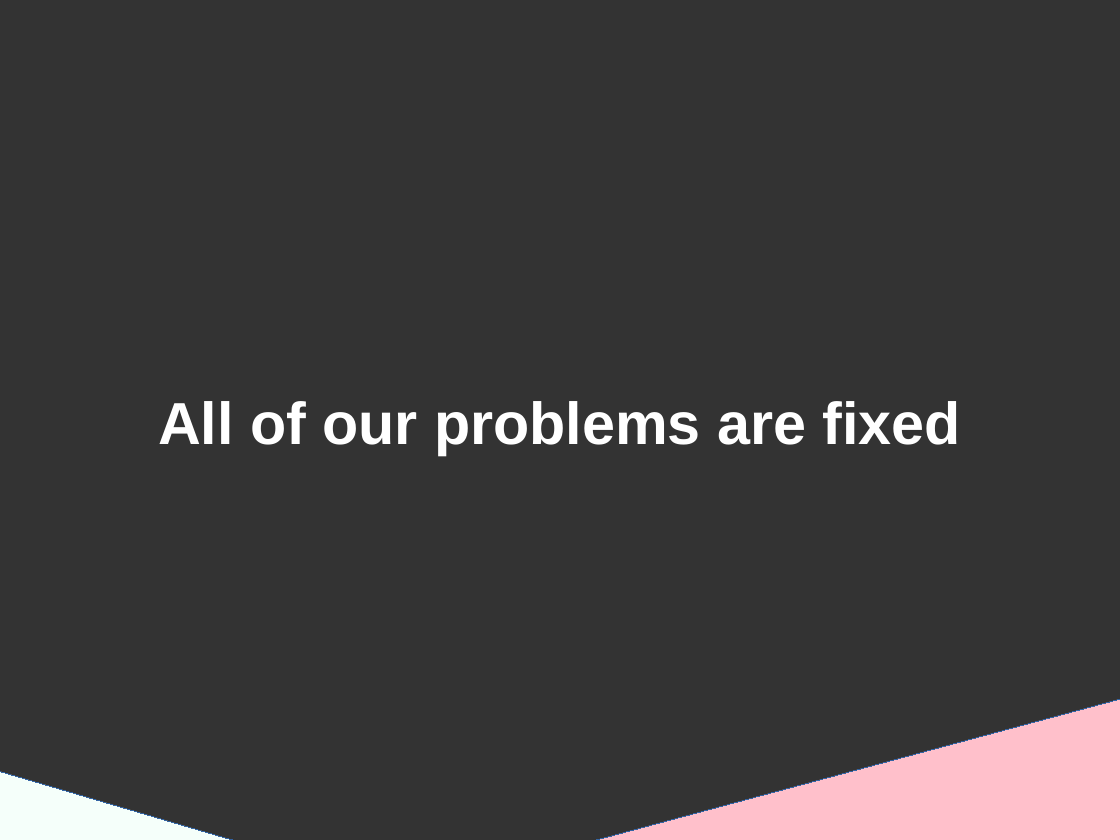
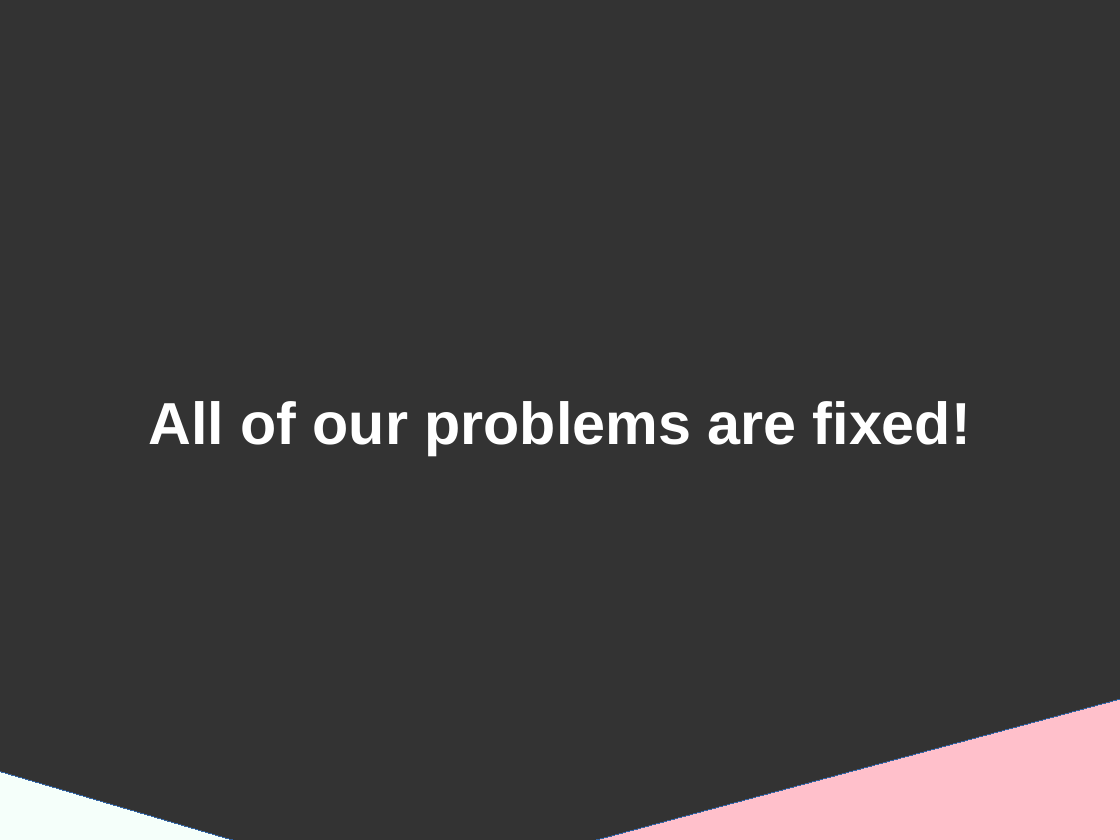
Before and after one commit to DanYellow/presentations, a slide deck: slide 57 of graphql/presentation.odp (slide 56 before the commit). Drawn at 1120x840 pixels with LibreOffice and Linux fonts; fonts in the diff are those of the drawing. Boxes give left, top, right and bottom in pixels: in the first picture for what was removed or moved away, otherwise in the second. Text is boxed around its words. In the diff, an @@ line names an element or a change of style, - is before the commit and + after.

```diff
--- a/graphql/presentation.odp
+++ b/graphql/presentation.odp
@@ title at <box>148,401,971,455</box>: text changed @@
-All of our problems are fixed
+All of our problems are fixed!
```
Also in this commit, not shown: 1 other slide changed, 2 slides added, 1 slide removed, 12 other files.
